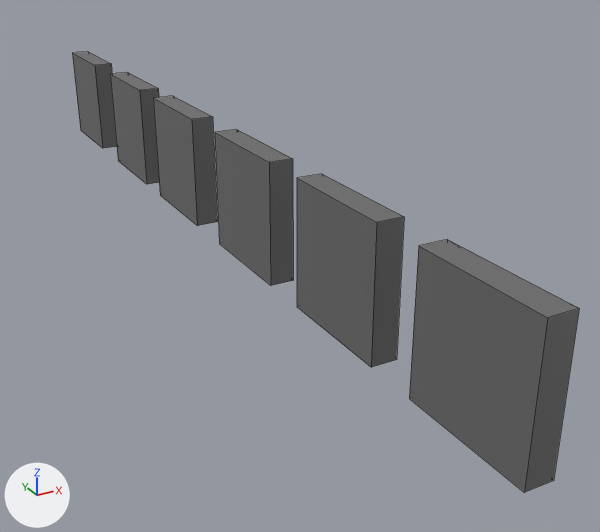
A saved change to the Blender file Assets/ImportedAssets/_Models/Keyholes.blend.
Before and after are seen from a camera (50 mm lens) standing at (-5.51, -5.9, 6.02) and looking at (1.03, 5.98, 0.08). Lighting does not change. The marker at lower left points along +X, +Y and +Z. Mesh edges are drawn as thin lines.

Objects in the first picture: 'Keyhole1', 'Keyhole2', 'Keyhole3', 'Keyhole4', 'Keyhole5', 'Keyhole6'.
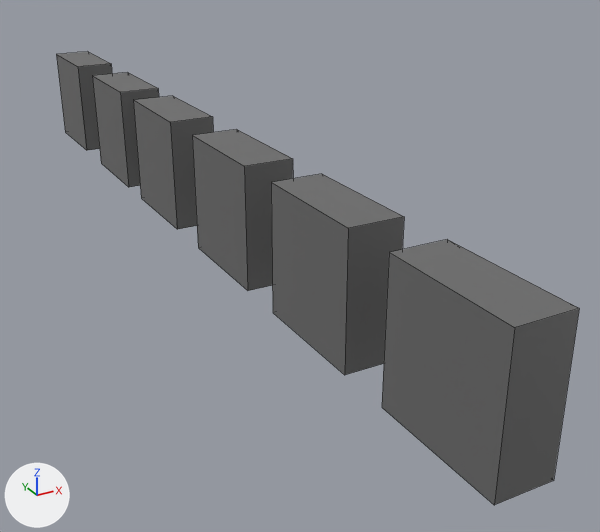
Commit message: Updated Keyhole model

Changed parts and their boxes [x1, y1, x2, y2] in the pictures (600 x 532 px):
'Keyhole1', reshaped (16% wider)
    before: [409, 239, 579, 492]
    after: [382, 239, 579, 505]
'Keyhole2', reshaped (24% wider)
    before: [297, 174, 404, 367]
    after: [271, 174, 404, 375]
'Keyhole3', reshaped (29% wider)
    before: [215, 129, 293, 285]
    after: [192, 129, 293, 291]
'Keyhole4', reshaped (25% wider)
    before: [153, 96, 217, 226]
    after: [133, 96, 213, 229]
'Keyhole5', reshaped (34% wider)
    before: [110, 72, 159, 184]
    after: [93, 72, 159, 187]
'Keyhole6', reshaped
    before: [72, 52, 117, 148]
    after: [56, 52, 112, 150]

The change, as a diff of the scene's bpy script:
```diff
--- a/Assets/ImportedAssets/_Models/Keyholes.blend.py
+++ b/Assets/ImportedAssets/_Models/Keyholes.blend.py
@@ me_cube @@
 me_cube.from_pydata(...)  # 40 vertices, 26 faces; spans x -0.2..0.2, y -1.0..1.0, z -1.0..1.0
 # used by ob_keyhole1; location = (0.0, 0.0, 1.5)
 # before: 4 (-0.2, 1.0, 1.0) at pixel (418, 245), 5 (-0.2, 1.0, -1.0) at pixel (409, 398), 6 (-0.2, -1.0, 1.0) at pixel (547, 317), 7 (-0.2, -1.0, -1.0) at pixel (524, 492)
+# me_cube part 1
+for i in [*range(4, 8)]: me_cube.vertices[i].co += Vector((-0.4, 0.0, 0.0))
 me_cube.materials.append(mat_metal)
@@ me_cube_001 @@
 me_cube_001.from_pydata(...)  # 32 vertices, 22 faces; spans x -0.2..0.2, y -1.0..1.0, z -1.0..1.0
 # used by ob_keyhole2; location = (0.0, 2.84, 1.5)
 # before: 4 (-0.2, 1.0, 1.0) at pixel (296, 177), 5 (-0.2, 1.0, -1.0) at pixel (296, 306), 6 (-0.2, -1.0, 1.0) at pixel (376, 222), 7 (-0.2, -1.0, -1.0) at pixel (371, 367)
+# me_cube_001 part 2
+for i in [*range(4, 8)]: me_cube_001.vertices[i].co += Vector((-0.4, 0.0, 0.0))
 me_cube_001.materials.append(mat_metal)
@@ me_cube_002 @@
 me_cube_002.from_pydata(...)  # 36 vertices, 26 faces; spans x -0.2..0.2, y -1.0..1.0, z -1.0..1.0
 # used by ob_keyhole3; location = (0.0, 5.69, 1.5)
 # before: 4 (-0.2, 1.0, 1.0) at pixel (214, 132), 5 (-0.2, 1.0, -1.0) at pixel (219, 243), 6 (-0.2, -1.0, 1.0) at pixel (269, 162), 7 (-0.2, -1.0, -1.0) at pixel (270, 285)
+# me_cube_002 part 3
+for i in [*range(4, 8)]: me_cube_002.vertices[i].co += Vector((-0.4, 0.0, 0.0))
 me_cube_002.materials.append(mat_metal)
@@ me_cube_003 @@
 me_cube_003.from_pydata(...)  # 38 vertices, 25 faces; spans x -0.2..0.2, y -1.0..1.0, z -1.0..1.0
 # used by ob_keyhole4; location = (0.0, 8.7, 1.5)
 # before: 4 (-0.2, 1.0, 1.0) at pixel (153, 97), 5 (-0.2, 1.0, -1.0) at pixel (160, 195), 6 (-0.2, -1.0, 1.0) at pixel (191, 119), 7 (-0.2, -1.0, -1.0) at pixel (197, 225)
+# me_cube_003 part 4
+for i in [*range(4, 8)]: me_cube_003.vertices[i].co += Vector((-0.4, 0.0, 0.0))
 me_cube_003.materials.append(mat_metal)
@@ me_cube_004 @@
 me_cube_004.from_pydata(...)  # 40 vertices, 28 faces; spans x -0.2..0.2, y -1.0..1.0, z -1.0..1.0
 # used by ob_keyhole5; location = (0.0, 11.51, 1.5)
 # before: 4 (-0.2, 1.0, 1.0) at pixel (110, 73), 5 (-0.2, 1.0, -1.0) at pixel (118, 160), 6 (-0.2, -1.0, 1.0) at pixel (139, 90), 7 (-0.2, -1.0, -1.0) at pixel (146, 184)
+# me_cube_004 part 5
+for i in [*range(4, 8)]: me_cube_004.vertices[i].co += Vector((-0.4, 0.0, 0.0))
 me_cube_004.materials.append(mat_metal)
@@ me_cube_005 @@
 me_cube_005.from_pydata(...)  # 28 vertices, 20 faces; spans x -0.2..0.2, y -1.0..1.0, z -1.0..1.0
 # used by ob_keyhole6; location = (0.0, 14.73, 1.5)
 # before: 4 (-0.2, 1.0, 1.0) at pixel (72, 52), 5 (-0.2, 1.0, -1.0) at pixel (80, 130), 6 (-0.2, -1.0, 1.0) at pixel (94, 65), 7 (-0.2, -1.0, -1.0) at pixel (102, 148)
+# me_cube_005 part 6
+for i in [*range(4, 8)]: me_cube_005.vertices[i].co += Vector((-0.4, 0.0, 0.0))
 me_cube_005.materials.append(mat_metal)
```
